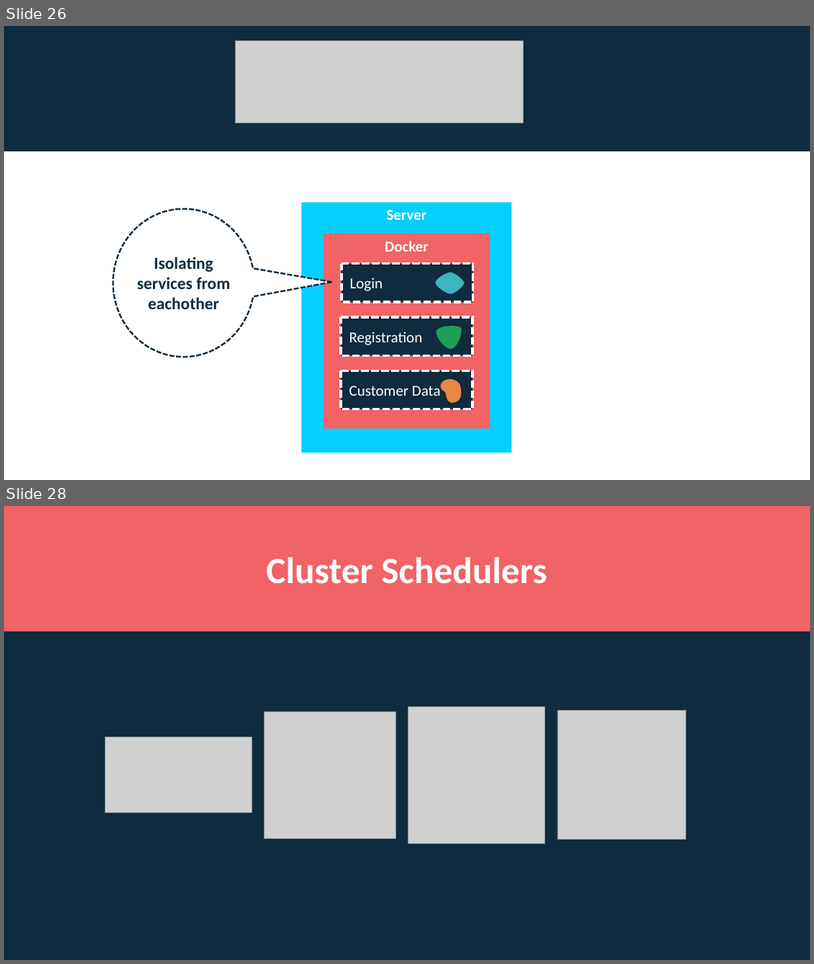
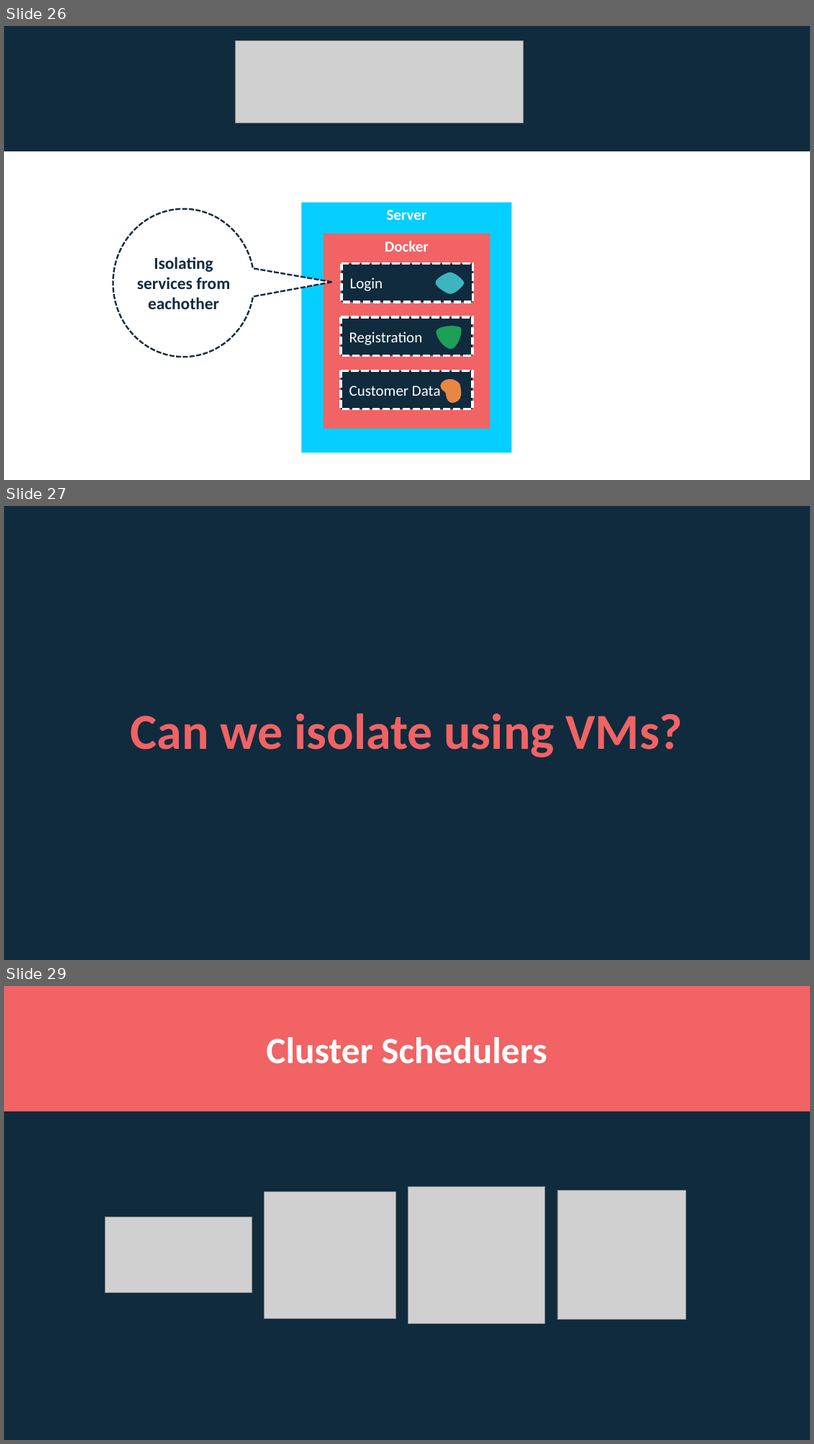
Before and after one commit to rogeralsing/Presentations, a slide deck: Docker/docker.pptx. Shown one above the other, each under a label of ours: slides 26 and 28 before the commit, slides 26, 27 and 29 after it; the slides between them are not shown. The pictures are 814x964 and 814x1444 pixels, drawn with LibreOffice and Linux fonts; fonts in the diff are those of the drawing; grey boxes stand for pictures. Boxes give left, top, right and bottom in pixels: in the first picture for what was removed or moved away, otherwise in the second. Text is boxed around its words. In the diff, an @@ line names an element or a change of style, - is before the commit and + after.

```diff
--- a/Docker/docker.pptx
+++ b/Docker/docker.pptx
@@ slide 27 added at bbox=[4, 506, 810, 960], background #102B3E @@
@@ title added at bbox=[131, 713, 684, 757], 60 pt, text #F16364, bold @@
+Can we isolate using VMs?
@@ what was slide 28 is now slide 29 @@
```
Also in this commit, not shown: 4 slides changed, 3 other slides added.
